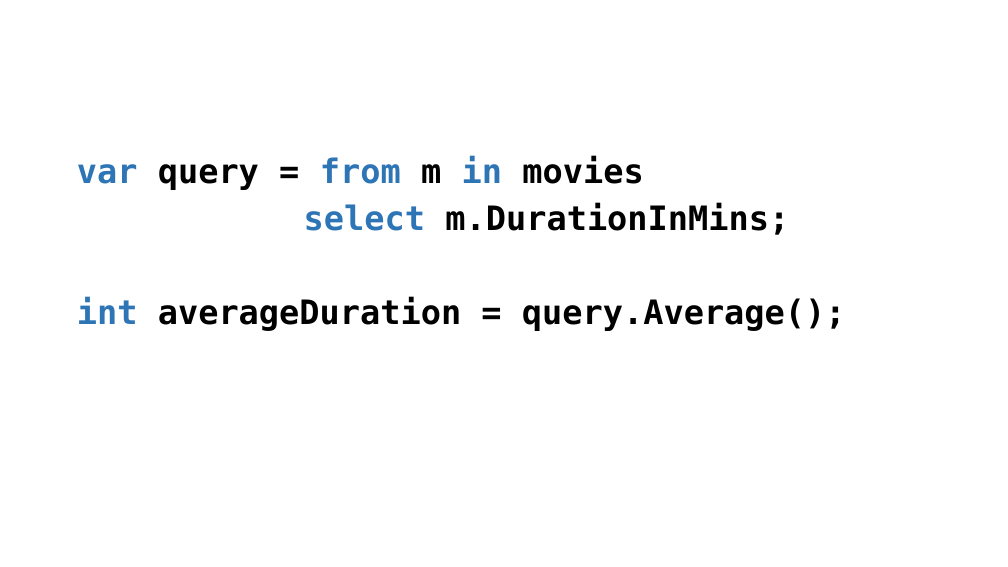
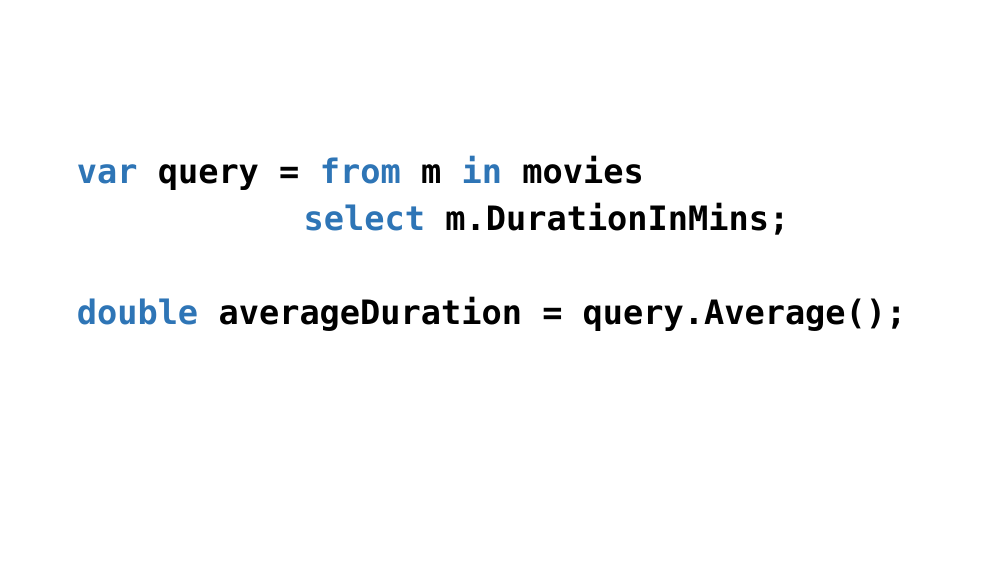
Before and after one commit to perl-easj/OOProg, a slide deck: slide 104 of ASWC/Presentations/ASWC_Day0_OOBrushUp.pptx. Drawn at 1008x567 pixels with LibreOffice and Linux fonts; fonts in the diff are those of the drawing. Boxes give left, top, right and bottom in pixels: in the first picture for what was removed or moved away, otherwise in the second. Text is boxed around its words. In the diff, an @@ line names an element or a change of style, - is before the commit and + after.

```diff
--- a/ASWC/Presentations/ASWC_Day0_OOBrushUp.pptx
+++ b/ASWC/Presentations/ASWC_Day0_OOBrushUp.pptx
@@ text at (77,296,907,331): text changed @@
-int averageDuration = query.Average();
+double averageDuration = query.Average();
```
Also in this commit, not shown: 8 other slides changed, 2 slides added, 25 other files.
